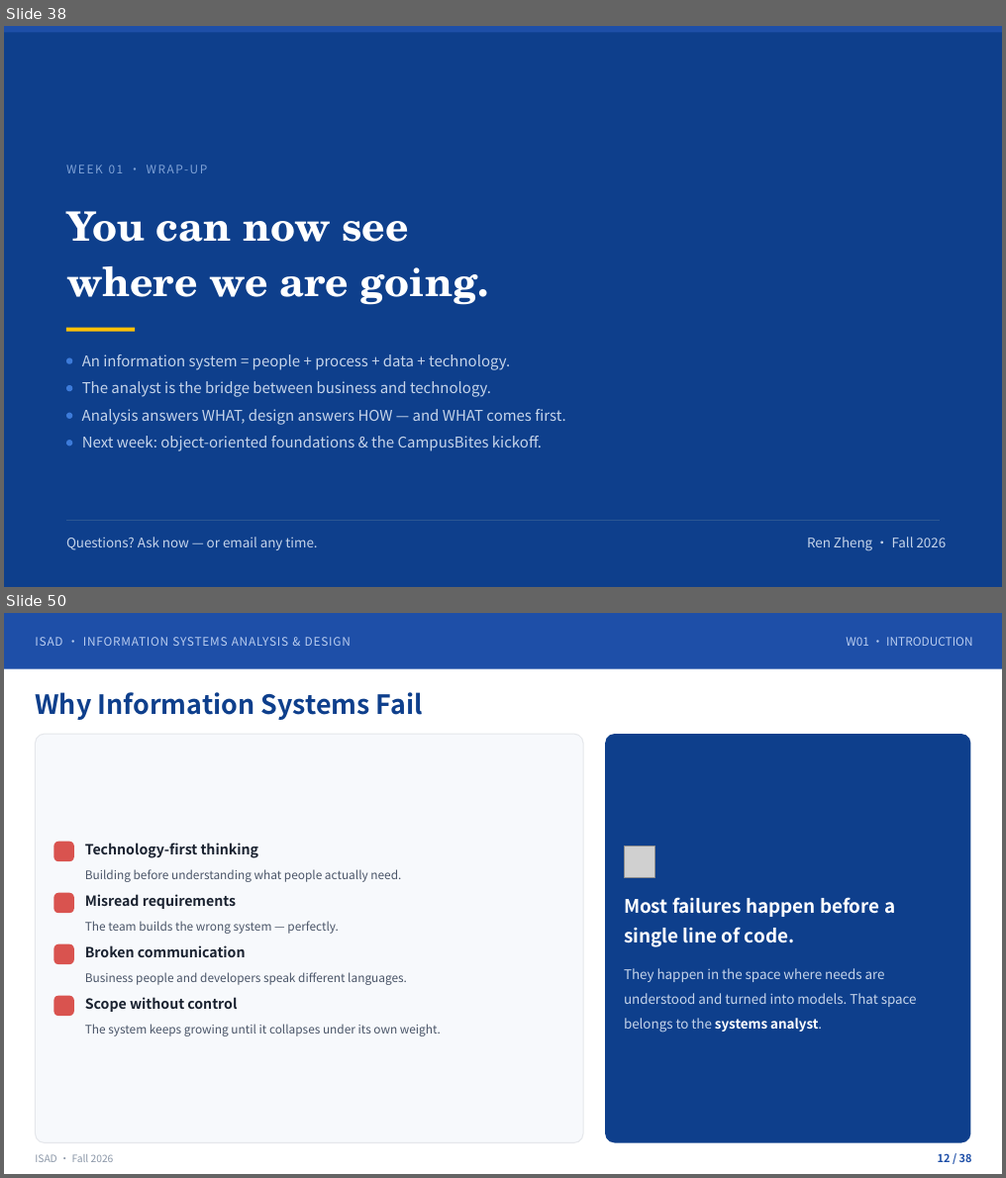
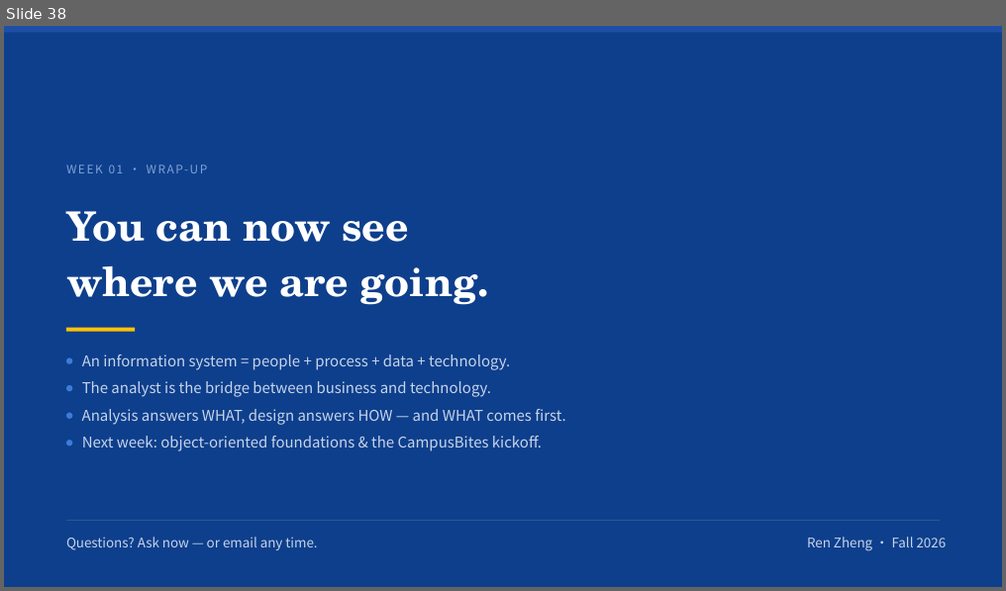
Before and after one commit to klausren/isad-course, a slide deck: 01-slides/W01-Introduction-Systems-Analysts-and-OOAD.pptx. Shown one above the other, each under a label of ours: slides 38 and 50 before the commit, slide 38 after it; the slides between them are not shown. The pictures are 1006x1178 and 1006x591 pixels, drawn with LibreOffice and Linux fonts; fonts in the diff are those of the drawing; grey boxes stand for pictures; background and template pictures are left out. Boxes give left, top, right and bottom in pixels: in the first picture for what was removed or moved away, otherwise in the second. Text is boxed around its words. In the diff, an @@ line names an element or a change of style, - is before the commit and + after.

```diff
--- a/01-slides/W01-Introduction-Systems-Analysts-and-OOAD.pptx
+++ b/01-slides/W01-Introduction-Systems-Analysts-and-OOAD.pptx
@@ slide 50 removed at (4, 613, 1002, 1174), background #FFFFFF @@
@@ rectangle removed at (4, 613, 1002, 669) @@
@@ text removed at (35, 637, 350, 646) @@
-ISAD · INFORMATION SYSTEMS ANALYSIS & DESIGN
@@ text removed at (846, 637, 972, 646) @@
-W01 · INTRODUCTION
@@ text removed at (35, 692, 423, 720) @@
-Why Information Systems Fail
@@ rounded rectangle removed at (36, 734, 583, 1143) @@
@@ rounded rectangle removed at (605, 734, 971, 1143) @@
@@ rounded rectangle removed at (54, 842, 74, 861) @@
@@ text removed at (85, 843, 259, 859) @@
-Technology-first thinking
@@ picture removed at (624, 846, 655, 877) @@
@@ text removed at (85, 869, 401, 882) @@
-Building before understanding what people actually need.
@@ rounded rectangle removed at (54, 893, 74, 913) @@
@@ text removed at (85, 894, 236, 909) @@
-Misread requirements
@@ text removed at (624, 897, 895, 948) @@
-Most failures happen before a single line of code.
@@ text removed at (85, 921, 339, 934) @@
-The team builds the wrong system — perfectly.
@@ rounded rectangle removed at (54, 945, 74, 964) @@
@@ text removed at (85, 946, 246, 958) @@
-Broken communication
@@ text removed at (624, 968, 917, 1033) @@
-They happen in the space where needs are understood and turned into models. That space belongs to the systems analyst.
@@ rounded rectangle removed at (54, 995, 74, 1016) @@
@@ text removed at (85, 972, 407, 985) @@
-Business people and developers speak different languages.
@@ text removed at (85, 997, 237, 1012) @@
-Scope without control
@@ text removed at (85, 1024, 441, 1037) @@
-The system keeps growing until it collapses under its own weight.
@@ text removed at (35, 1155, 114, 1162) @@
-ISAD · Fall 2026
@@ text removed at (938, 1154, 972, 1162) @@
-12 / 38
```
Also in this commit, not shown: 37 other slides removed, 17 other files.
